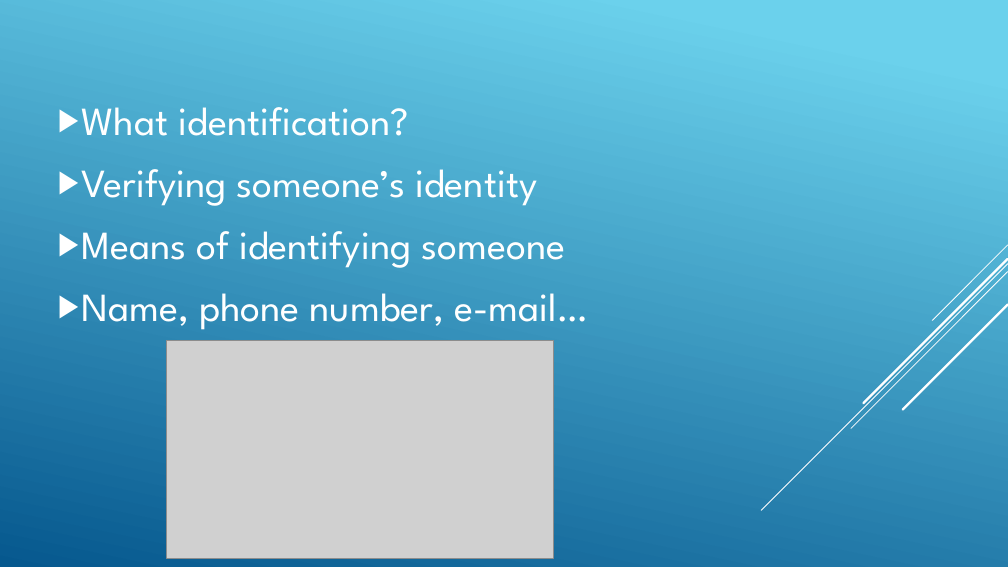
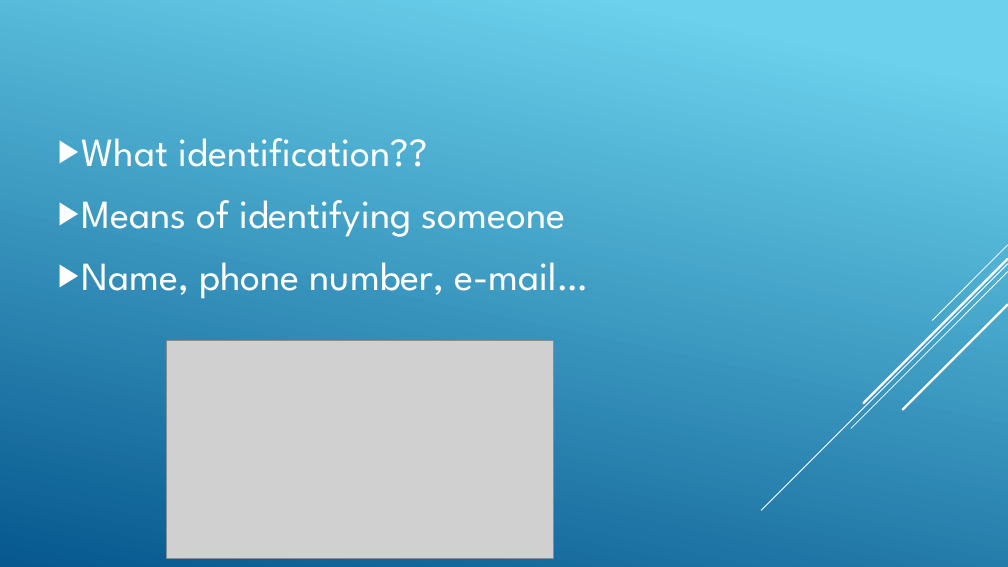
Before and after one commit to Kylisville/Repository-of-Kylis, a slide deck: slide 2 of Identification and authentication.pptx. Drawn at 1008x567 pixels with LibreOffice and Linux fonts; fonts in the diff are those of the drawing; grey boxes stand for pictures. Boxes give left, top, right and bottom in pixels: in the first picture for what was removed or moved away, otherwise in the second. Text is boxed around its words. In the diff, an @@ line names an element or a change of style, - is before the commit and + after.

```diff
--- a/Identification and authentication.pptx
+++ b/Identification and authentication.pptx
@@ text at [82, 138, 427, 167]: text changed @@
-▶ What identification?
-▶ Verifying someone’s identity
+▶ What identification??
```
Also in this commit, not shown: 1 other slide changed, 8 slides added.
